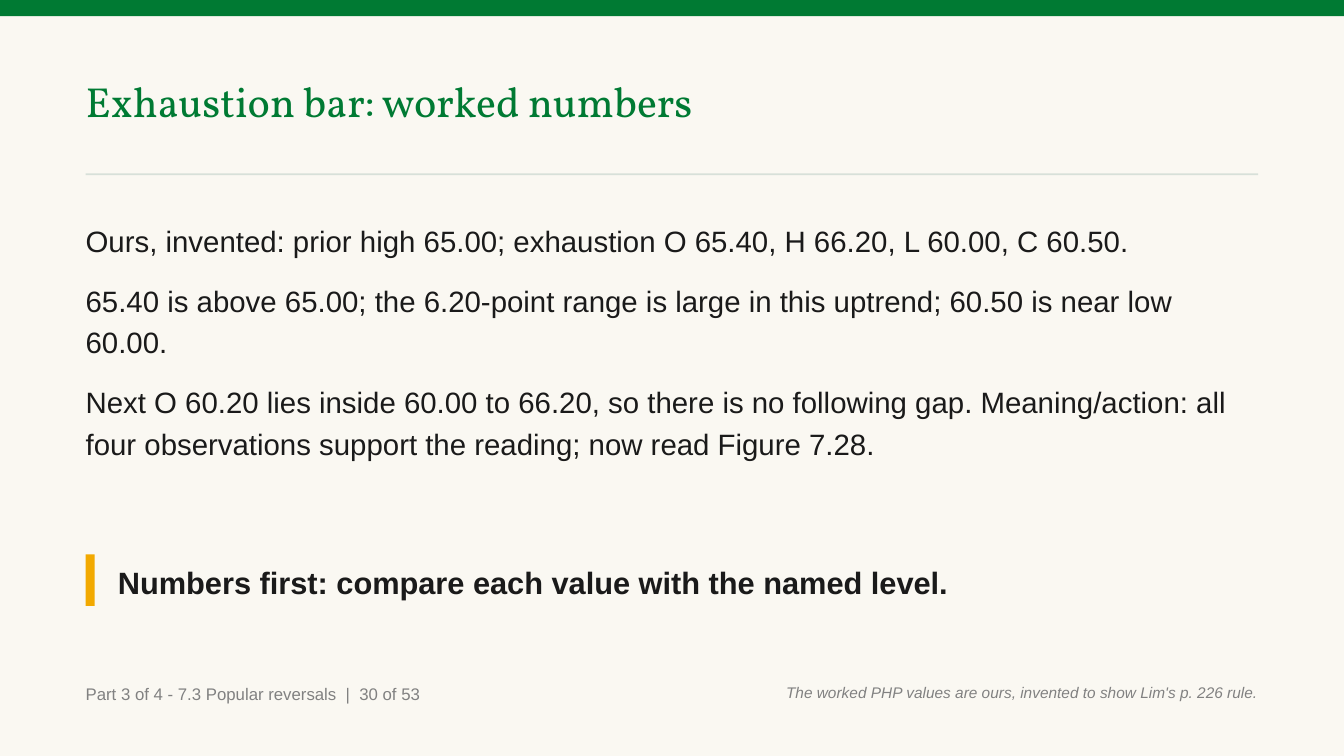
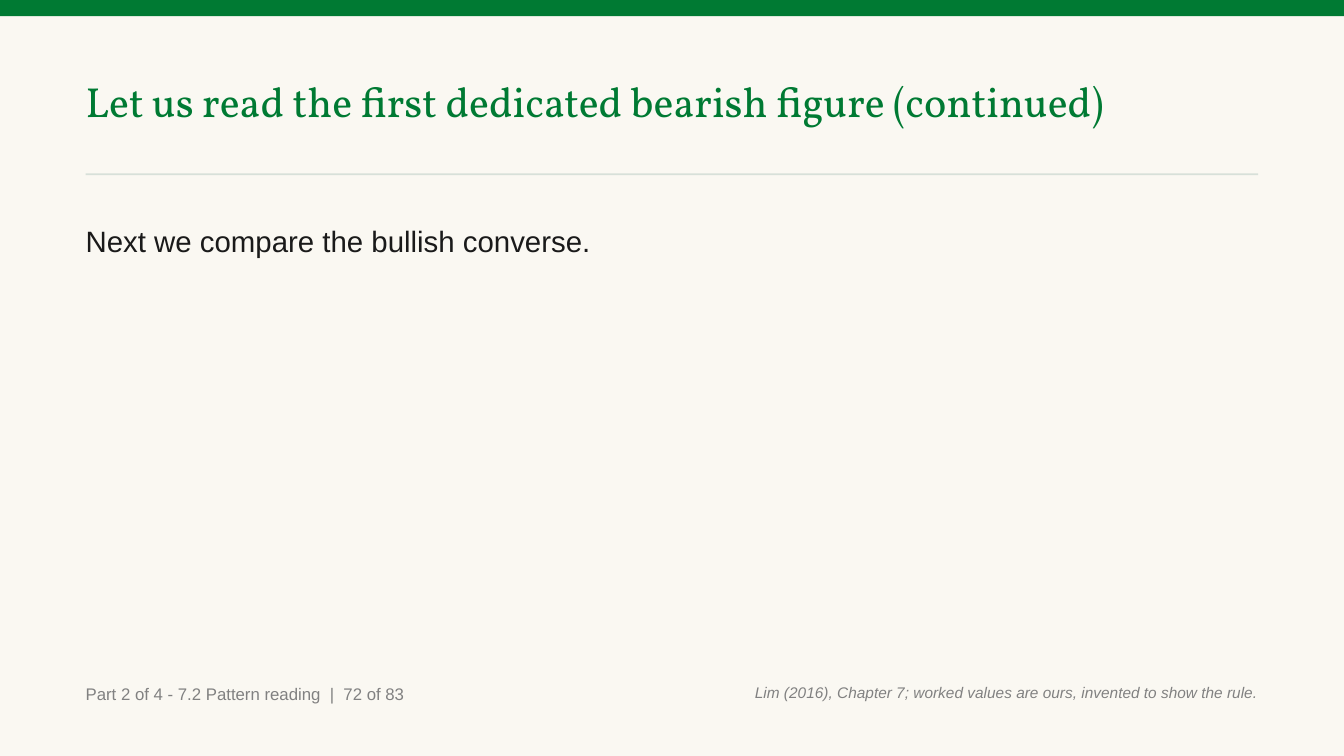
Before and after one commit to benjiesotelo-sudo/Telos_FIN1209, a slide deck: slide 99 of chapter-07/FIN1209-Chapter-07.pptx (slide 65 before the commit). Drawn at 1344x756 pixels with LibreOffice and Linux fonts; fonts in the diff are those of the drawing. Boxes give left, top, right and bottom in pixels: in the first picture for what was removed or moved away, otherwise in the second. Text is boxed around its words. In the diff, an @@ line names an element or a change of style, - is before the commit and + after.

Commit message:
refine(ch7): complete Part 2 rework

```diff
--- a/chapter-07/FIN1209-Chapter-07.pptx
+++ b/chapter-07/FIN1209-Chapter-07.pptx
@@ text at (86, 86, 1103, 129): text changed @@
-Exhaustion bar: worked numbers
+Let us read the first dedicated bearish figure (continued)
@@ text at (86, 230, 590, 258): text changed @@
-Ours, invented: prior high 65.00; exhaustion O 65.40, H 66.20, L 60.00, C 60.50.
-65.40 is above 65.00; the 6.20-point range is large in this uptrend; 60.50 is near low 60.00.
-Next O 60.20 lies inside 60.00 to 66.20, so there is no following gap. Meaning/action: all four observations support the reading; now read Figure 7.28.
+Next we compare the bullish converse.
@@ rectangle removed at (86, 555, 95, 606) @@
@@ text removed at (118, 571, 948, 600) @@
-Numbers first: compare each value with the named level.
@@ text at (86, 688, 404, 704): text changed @@
-Part 3 of 4 - 7.3 Popular reversals | 30 of 53
+Part 2 of 4 - 7.2 Pattern reading | 72 of 83
@@ text at (755, 687, 1257, 701): text changed @@
-The worked PHP values are ours, invented to show Lim's p. 226 rule.
+Lim (2016), Chapter 7; worked values are ours, invented to show the rule.
```
Also in this commit, not shown: 7 other slides changed, 128 slides added, 37 slides removed, 2 other files.
